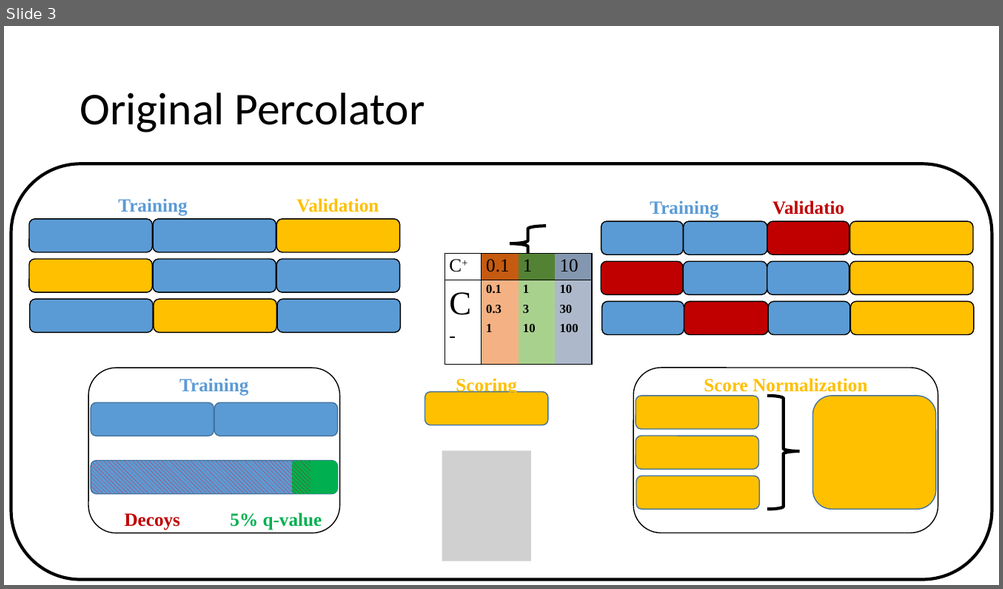
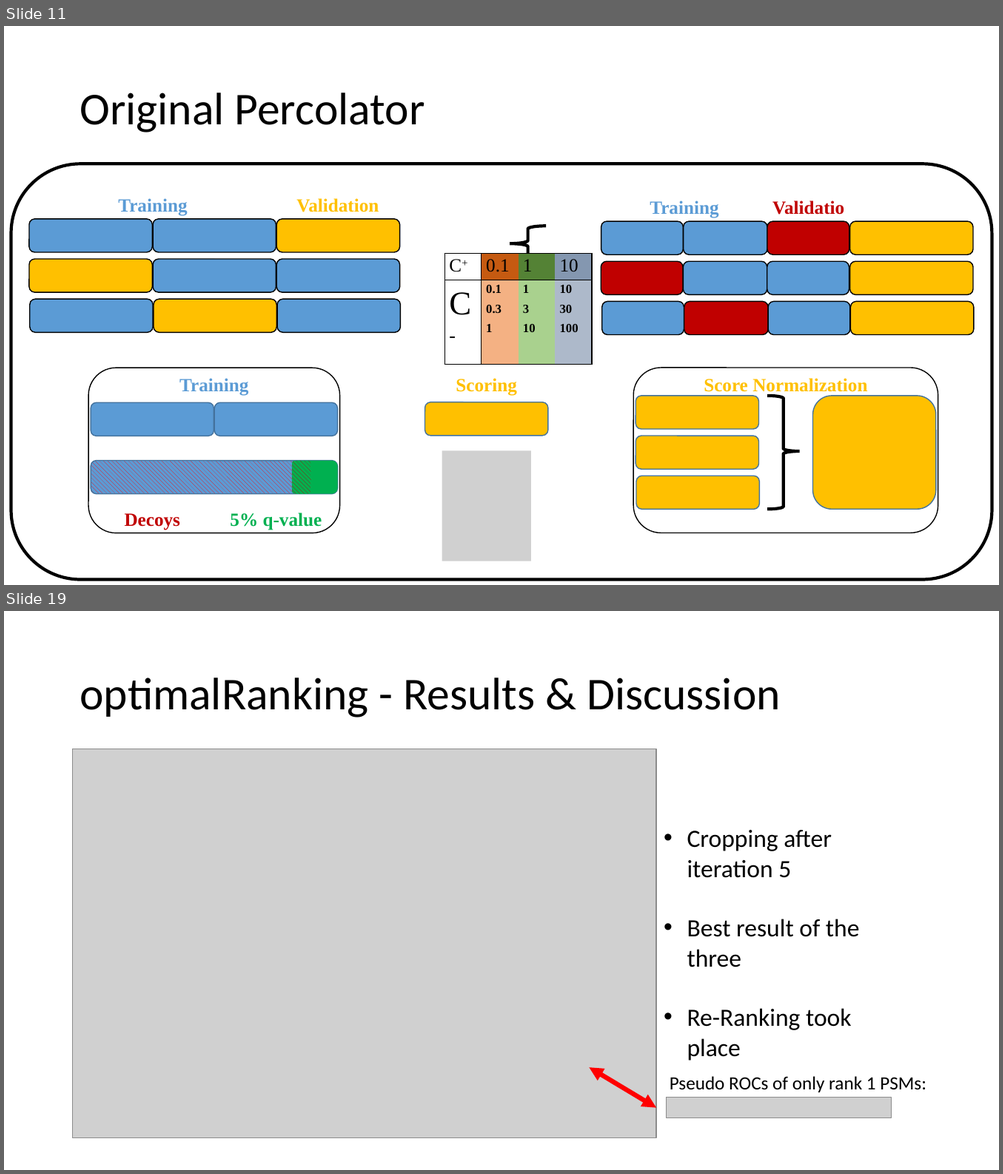
Before and after one commit to emilpaulitz/Bachelor-Thesis, a slide deck: doc/presentation.pptx. Shown one above the other, each under a label of ours: slide 3 before the commit, slides 11 and 19 after it; the slides between them are not shown. The pictures are 1003x589 and 1003x1174 pixels, drawn with LibreOffice and Linux fonts; fonts in the diff are those of the drawing; grey boxes stand for pictures. Boxes give left, top, right and bottom in pixels: in the first picture for what was removed or moved away, otherwise in the second. Text is boxed around its words. In the diff, an @@ line names an element or a change of style, - is before the commit and + after.

```diff
--- a/doc/presentation.pptx
+++ b/doc/presentation.pptx
@@ slide 19 added at [4,611,999,1170], background #FFFFFF @@
@@ title added at [79,678,780,718], 44 pt, text #000000 @@
+optimalRanking - Results & Discussion
@@ picture added at [73,749,656,1139] @@
@@ text added at [687,830,859,1061], 24 pt, text #000000 @@
+• Cropping after iteration 5
+• Best result of the three
+• Re-Ranking took place
@@ double arrow added from (656, 1108) to (589, 1068), #FF0000 4.5 pt @@
@@ text added at [669,1076,926,1093], 18 pt, text #000000 @@
+Pseudo ROCs of only rank 1 PSMs:
@@ picture added at [666,1098,892,1119] @@
@@ what was slide 3 is now slide 11 @@
@@ slide 11 changed as well @@
@@ rounded rectangle: place and size @@
-rounded rectangle at [425,392,548,426]
+rounded rectangle at [425,403,548,437]
```
Also in this commit, not shown: 1 other slide changed, 29 other slides added, 7 other files.
